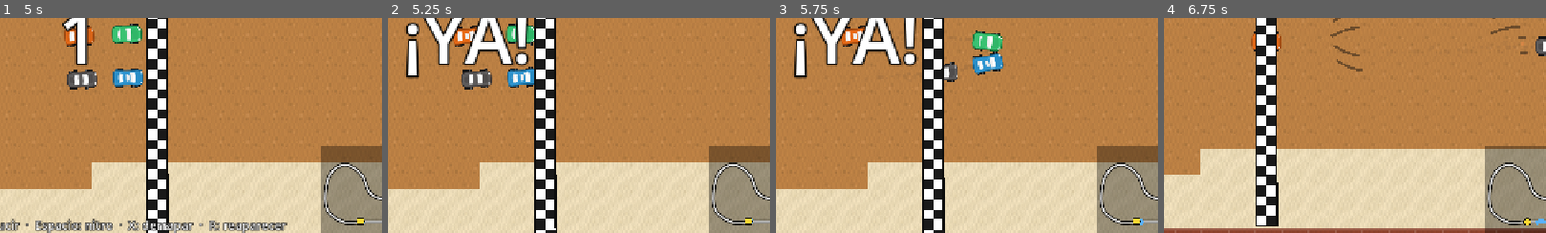
Above: before the commit, frames 1-4 (left to right).
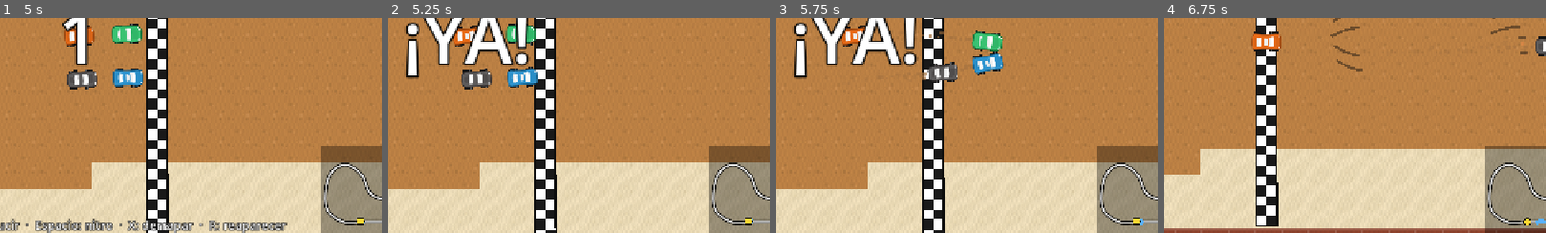
Above: after the commit, the same moments.

Repository: canalenguillem/mini-bolidos
Game: Godot game, scene res://scenes/ui/main_menu.tscn
Same seed, same stepped clock (60 frames per second), same inputs: the game is played once before the commit and once after it. Sound files missing from this copy of the repository are replaced by a short silence.
Inputs (mouse positions are % of the whole screen's width and height, from its top left):
- Up to frame 1 (5 s): click "Carrera rápida" at 0.5 s; click "← Menú" at 1.25 s; click "Campeonato" at 2 s; tap Enter at 2.75 s; move the mouse to (72, 45) at 2.77 s; hold Right (steer_right) 2.78-3.5 s; hold X (drift) 2.78-3.5 s; click (72, 45) at 2.92 s; drag from (30, 55) to (60, 55) at 3.52 s; move the mouse to (60, 28) at 4.27 s; hold Right (steer_right) from 4.28 s (still down); hold Shift from 4.28 s (still down)
- Up to frame 2 (5.25 s): release Right (steer_right) at 5 s; release Shift at 5 s; tap R (reset) at 5 s; drag from (45, 70) to (17, 60) at 5.02 s
- Up to frame 3 (5.75 s): no input
- Up to frame 4 (6.75 s): move the mouse to (80, 65) at 5.77 s; hold Left (steer_left) 5.78-6.5 s; tap Ctrl at 5.85 s; tap R (reset) at 6.5 s; drag from (20, 35) to (35, 25) at 6.52 s
The pictures show only the part of the screen within x 40-90%, y 46-96%; the shares and areas given below are measured in that part.

Frame 1 is identical in both runs. In frame 2, less than 0.1% of the frame differs, in the area x 38-40%, y 4-32%; in frame 3, 0.4%, in the area x 38-44%, y 6-31%; in frame 4, 0.4%.

Commit message:
Los coches pasan por encima de la rampa y de la meta, no por debajo
Rampa y línea de meta estaban en una capa superior (z_index 1). En el aire el coche sube de capa.

Co-Authored-By: Claude Fable 5.2 <noreply@anthropic.com>
Claude-Session: https://claude.ai/code/session_01X8EVm41nrMjKUgujsnsQMH

Diff:
--- a/scenes/car/car.gd
+++ b/scenes/car/car.gd
@@ -261,6 +261,7 @@
 	($Nose as Node2D).scale = Vector2.ONE * k
 	if _fx != null:
 		_fx.scale = Vector2.ONE * k
+	z_index = 5 if h > 0.01 else 0  # en el aire, por encima de muros, obstáculos y los demás coches
 	var shadow: Node2D = $Shadow
 	shadow.visible = h > 0.01
 	shadow.global_position = global_position + Vector2(14.0, 20.0) * h
--- a/scenes/obstacles/ramp.gd
+++ b/scenes/obstacles/ramp.gd
@@ -6,10 +6,6 @@
 @export var half_length: float = 22.0  ## semilargo en el sentido de la carrera (px)
 @export var half_width: float = 140.0  ## semiancho, de lado a lado de la calzada (px)
 @export var strength: float = 1.0  ## multiplica el tiempo en el aire
-
-
-func _ready() -> void:
-	z_index = 1
 
 
 func contains(global_pos: Vector2) -> bool:
--- a/scenes/tracks/finish_line.gd
+++ b/scenes/tracks/finish_line.gd
@@ -1,6 +1,7 @@
 class_name FinishLine
 extends Node2D
 ## Línea de meta a cuadros, dibujada sobre la calzada en el checkpoint 0. Solo es visual.
+## Va en la misma capa (z_index 0) que el suelo y los coches: como la pista se dibuja antes que los coches, queda debajo.
 ## El eje x local es el sentido de la carrera; el y, de lado a lado de la pista.
 
 const SQUARE: float = 12.0
@@ -8,10 +9,6 @@
 
 var left: float = 130.0  ## px de la línea central hacia la izquierda
 var right: float = 130.0  ## y hacia la derecha
-
-
-func _ready() -> void:
-	z_index = 1  # por encima del suelo y de las marcas de derrape, por debajo de los coches
 
 
 func _draw() -> void:
--- a/tests/test_drift_jump.gd
+++ b/tests/test_drift_jump.gd
@@ -288,3 +288,27 @@
 			assert_eq(track.ramp_at(ramp.global_position), ramp, id)
 			var dir: Vector2 = track.get_direction_at(ramp.global_position)
 			assert_gt(ramp.direction().dot(dir), 0.95, "%s: la rampa mira en el sentido de la carrera" % id)
+
+
+## Regresión: los coches pasaban por debajo de la rampa y de la línea de meta (estaban en una capa superior).
+func test_rampas_y_meta_se_dibujan_por_debajo_de_los_coches() -> void:
+	var race: RaceManager = (load("res://scenes/race/race.tscn") as PackedScene).instantiate() as RaceManager
+	race.finish_slowmo_time = 0.0
+	add_child_autofree(race)
+	await wait_physics_frames(2)
+	var car: Car = race.player.car
+	var cars_root: Node = car.get_parent()
+	for node: Node in [race.track.get_node("Ramps").get_child(0), race.track.get_node("FinishLine")]:
+		var item: CanvasItem = node as CanvasItem
+		assert_lte(item.z_index, car.z_index, "%s no está en una capa por encima del coche" % node.name)
+		assert_true(race.track.is_ancestor_of(node))
+	assert_lt(race.track.get_index(), cars_root.get_index(), "la pista se dibuja antes que los coches")
+
+
+func test_en_el_aire_el_coche_se_dibuja_por_encima_de_todo() -> void:
+	_car.velocity = Vector2(420, 0)
+	_car.launch()
+	_car._air_tick(0.2)
+	assert_gt(_car.z_index, 0)
+	_car._air_tick(5.0)
+	assert_eq(_car.z_index, 0, "y al aterrizar vuelve a su capa")
